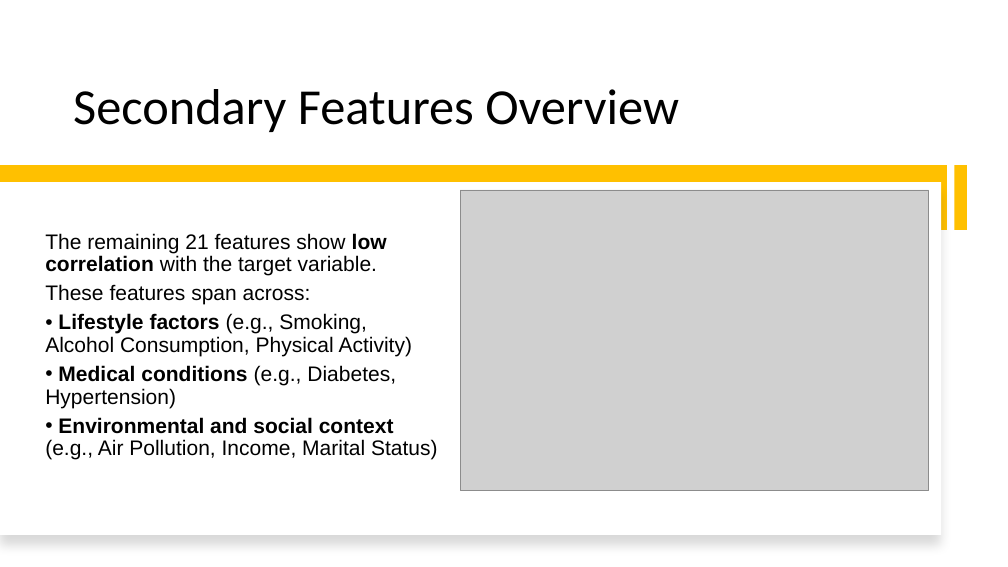
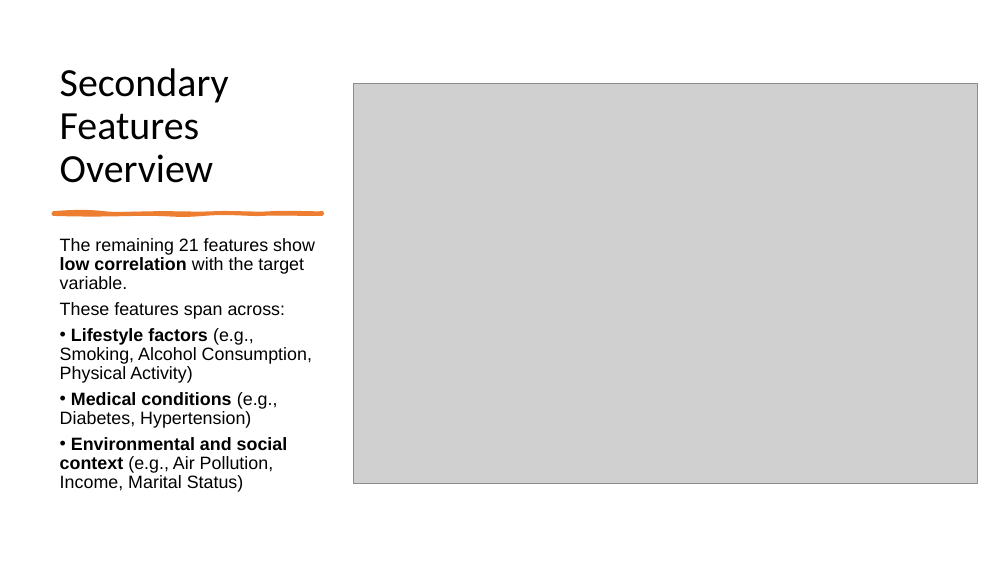
Before and after one commit to ileontios03/EPL448_Project, a slide deck: slide 11 of presentation.pptx. Drawn at 1008x567 pixels with LibreOffice and Linux fonts; fonts in the diff are those of the drawing; grey boxes stand for pictures. Boxes give left, top, right and bottom in pixels: in the first picture for what was removed or moved away, otherwise in the second. Text is boxed around its words. In the diff, an @@ line names an element or a change of style, - is before the commit and + after.

```diff
--- a/presentation.pptx
+++ b/presentation.pptx
@@ title "Secondary Features Overview" moved from (x1=73, y1=89, x2=679, y2=132) to (x1=60, y1=68, x2=229, y2=183) @@
@@ title "Secondary Features Overview" at (x1=60, y1=68, x2=229, y2=183): size 48 to 38 pt @@
@@ picture resized from (x1=461, y1=190, x2=929, y2=491) to (x1=353, y1=83, x2=977, y2=484) @@
@@ rectangle removed at (x1=0, y1=166, x2=948, y2=230) @@
@@ rectangle removed at (x1=954, y1=166, x2=967, y2=230) @@
@@ rectangle removed at (x1=0, y1=182, x2=941, y2=535) @@
@@ text "The remaining 21 features show ..." moved from (x1=45, y1=233, x2=438, y2=460) to (x1=60, y1=238, x2=315, y2=492) @@
@@ text "The remaining 21 features show ..." at (x1=60, y1=238, x2=315, y2=492): size 20 to 17 pt; vertical alignment middle to top @@
@@ freeform shape added at (x1=53, y1=212, x2=322, y2=214), fill #ED7D31, outline #ED7D31 3 pt @@
```
Also in this commit, not shown: 4 other slides changed, 2 slides added.
